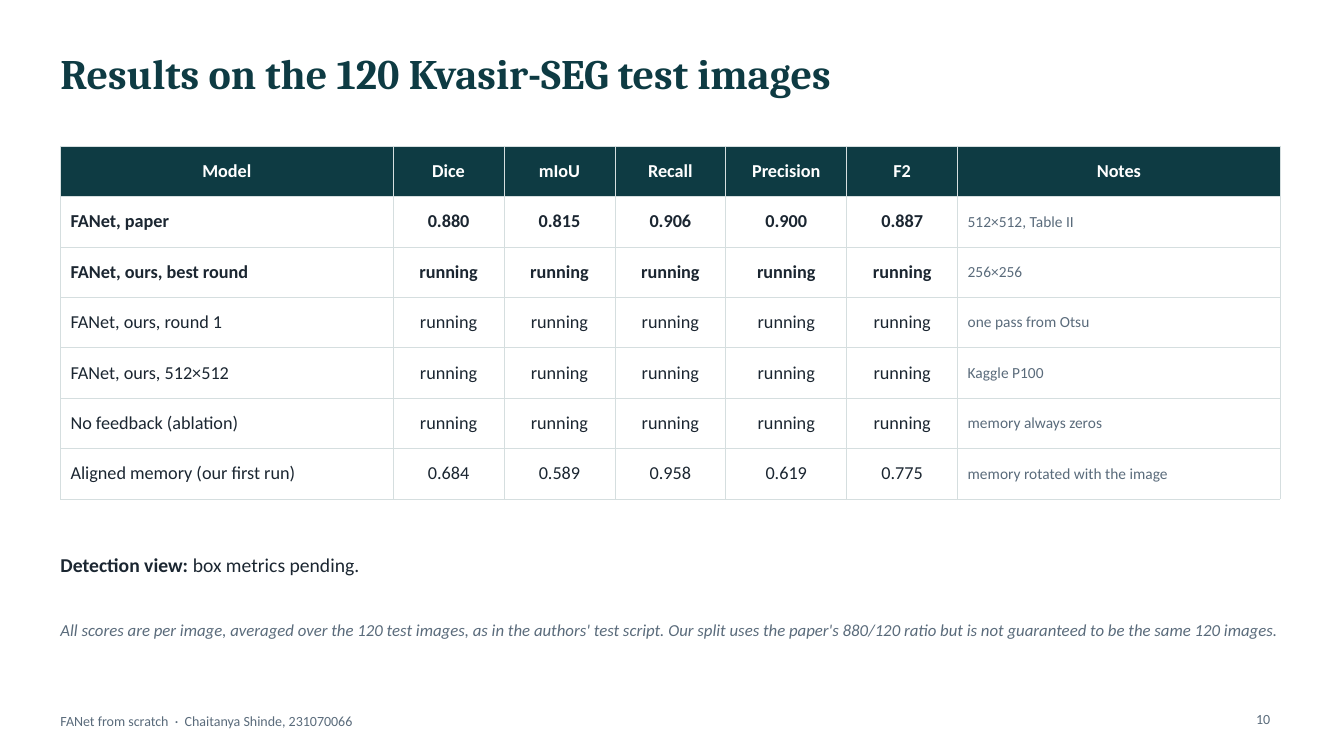
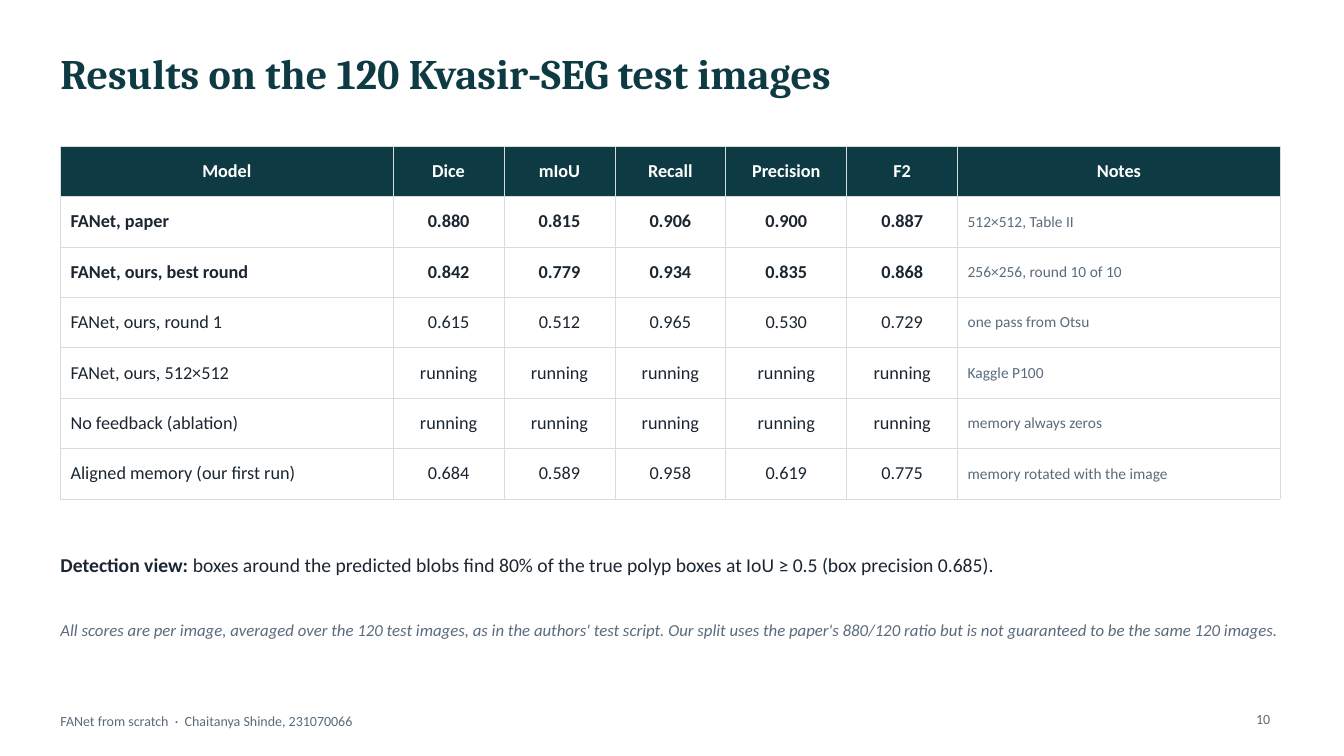
Before and after one commit to Chaitanya-666/DLproject, a slide deck: slide 10 of presentation/FANet_ChaitanyaShinde_231070066.pptx. Drawn at 1344x756 pixels with LibreOffice and Linux fonts; fonts in the diff are those of the drawing. Boxes give left, top, right and bottom in pixels: in the first picture for what was removed or moved away, otherwise in the second. Text is boxed around its words. In the diff, an @@ line names an element or a change of style, - is before the commit and + after.

Commit message:
Results of the official-aug run: refinement strips, figures, deck rebuilt (Otsu start, 10 rounds: Dice 0.842)

```diff
--- a/presentation/FANet_ChaitanyaShinde_231070066.pptx
+++ b/presentation/FANet_ChaitanyaShinde_231070066.pptx
@@ table at (x1=60, y1=146, x2=1280, y2=486) @@
-row 3: FANet, ours, best round | running | running | running | running | running | 256×256
+row 3: FANet, ours, best round | 0.842 | 0.779 | 0.934 | 0.835 | 0.868 | 256×256, round 10 of 10
-row 4: FANet, ours, round 1 | running | running | running | running | running | one pass from Otsu
+row 4: FANet, ours, round 1 | 0.615 | 0.512 | 0.965 | 0.530 | 0.729 | one pass from Otsu
@@ text at (x1=60, y1=558, x2=994, y2=575): text changed @@
-Detection view: box metrics pending.
+Detection view: boxes around the predicted blobs find 80% of the true polyp boxes at IoU ≥ 0.5 (box precision 0.685).
```
Also in this commit, not shown: 3 other slides changed, 7 other files.
